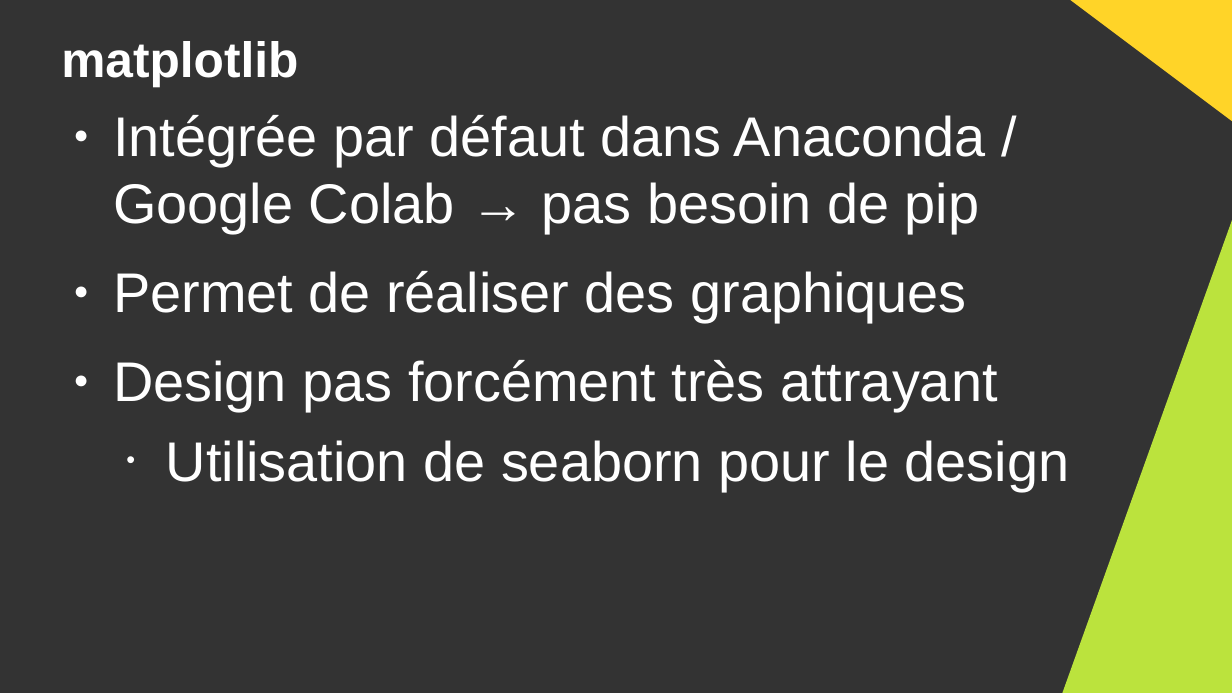
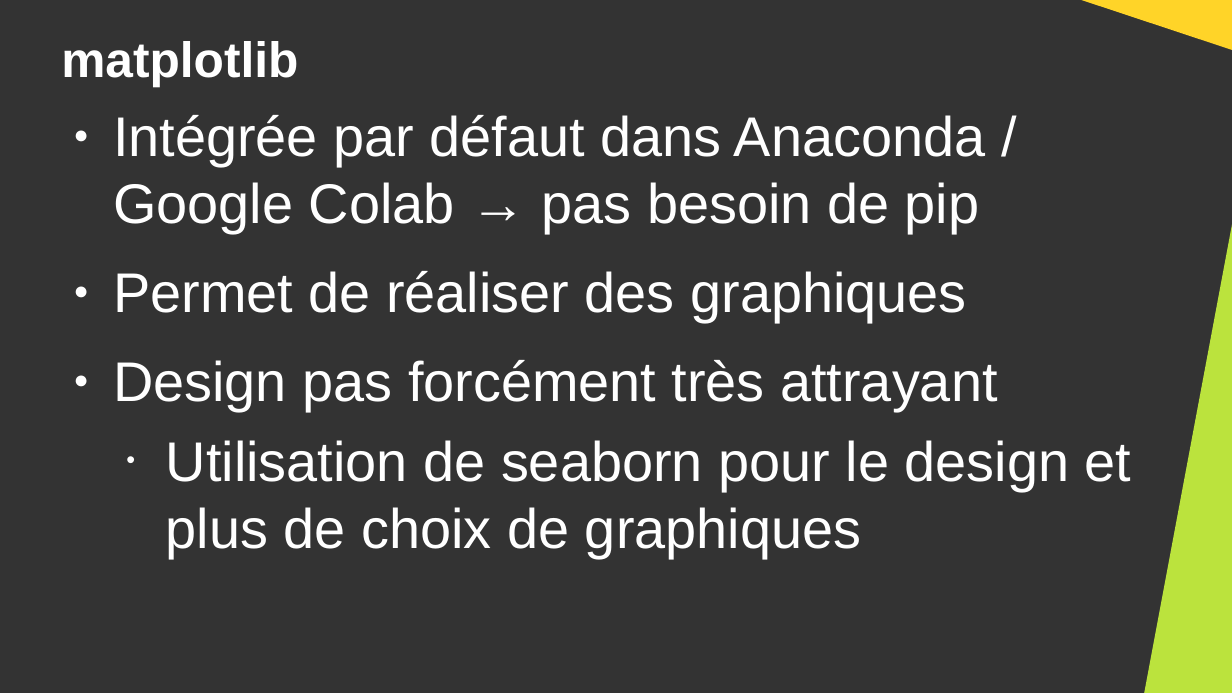
Before and after one commit to DanYellow/cours, a slide deck: slide 29 of big-data-s4/travaux-pratiques/numero-7/presentation.odp (slide 27 before the commit). Drawn at 1232x693 pixels with LibreOffice and Linux fonts; fonts in the diff are those of the drawing. Boxes give left, top, right and bottom in pixels: in the first picture for what was removed or moved away, otherwise in the second. Text is boxed around its words. In the diff, an @@ line names an element or a change of style, - is before the commit and + after.

```diff
--- a/big-data-s4/travaux-pratiques/numero-7/presentation.odp
+++ b/big-data-s4/travaux-pratiques/numero-7/presentation.odp
@@ right triangle: place and size @@
-right triangle at bbox=[1062, 0, 1232, 127]
+right triangle at bbox=[1063, 0, 1232, 53]
@@ right triangle: place and size @@
-right triangle at bbox=[1062, 215, 1232, 693]
+right triangle at bbox=[1145, 215, 1232, 693]
@@ text at bbox=[166, 440, 1132, 558]: text changed @@
-  • Utilisation de seaborn pour le design
+  • Utilisation de seaborn pour le design et plus de choix de graphiques
```
Also in this commit, not shown: 25 other slides changed, 2 slides added, 1 slide removed, 4 other files.
